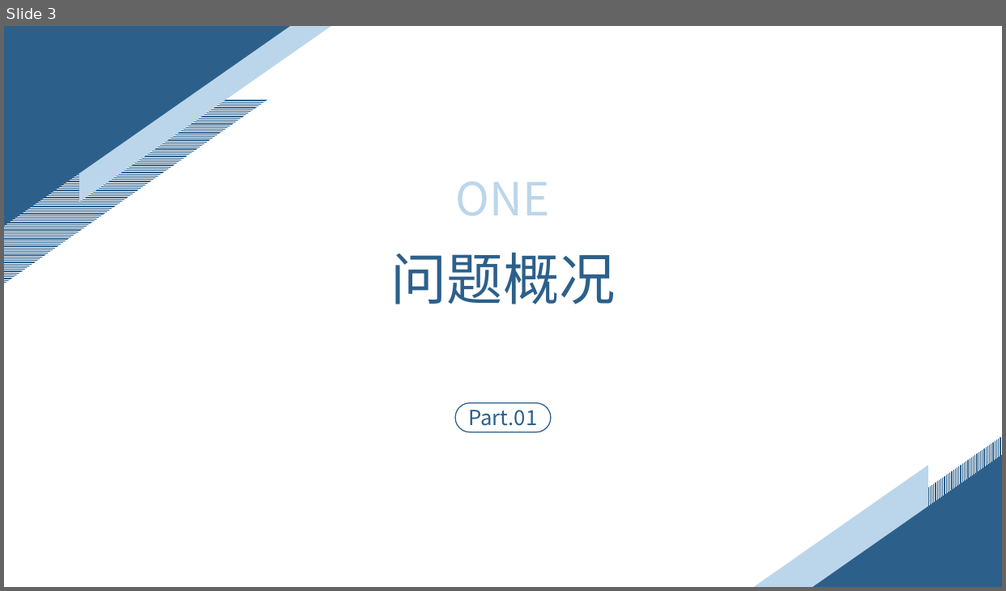
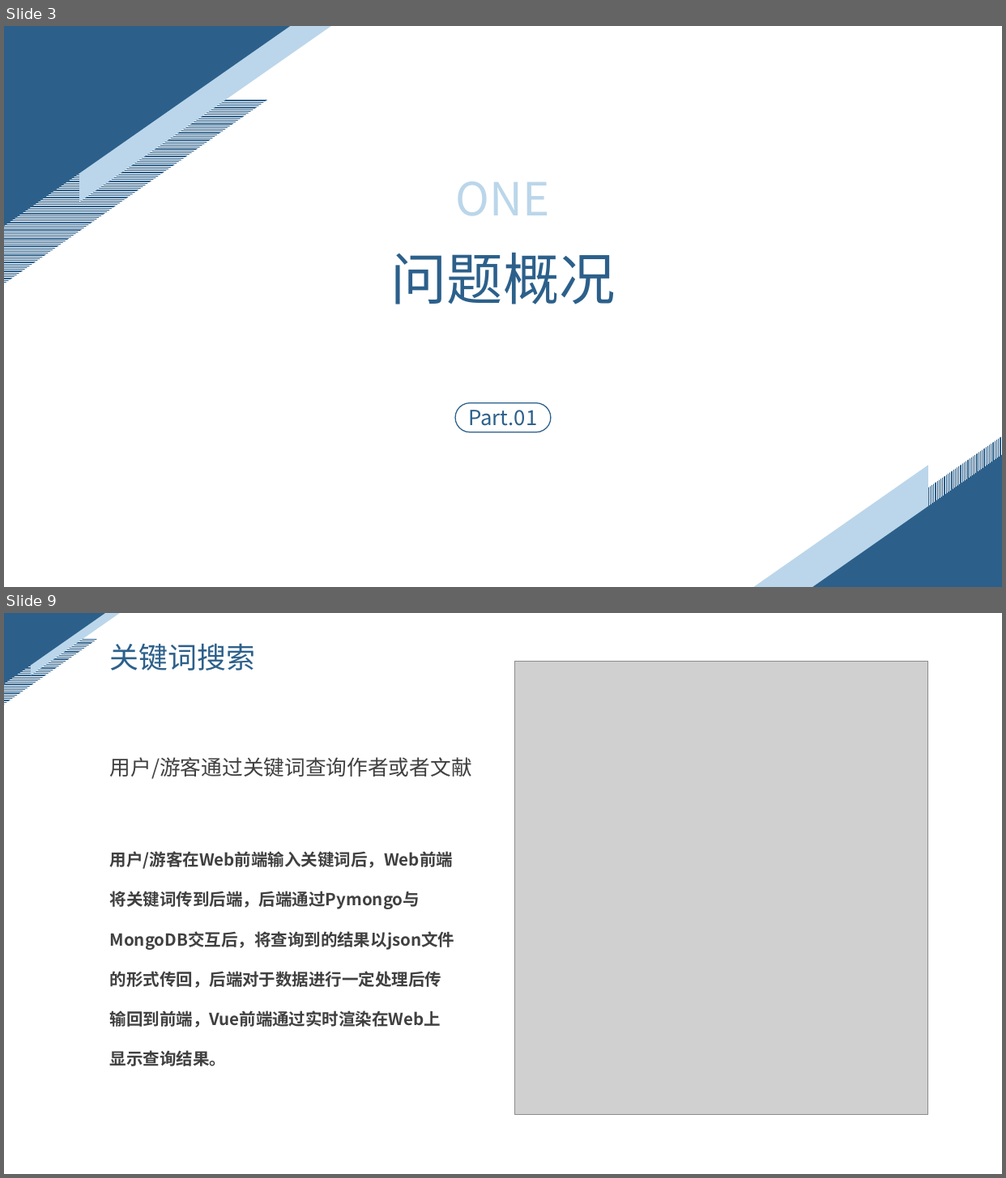
Before and after one commit to ZhangYHe/BIT-2023-ZYGC, a slide deck: doc/问题陈述.pptx. Shown one above the other, each under a label of ours: slide 3 before the commit, slides 3 and 9 after it; the slides between them are not shown. The pictures are 1006x591 and 1006x1178 pixels, drawn with LibreOffice and Linux fonts; fonts in the diff are those of the drawing; grey boxes stand for pictures. Boxes give left, top, right and bottom in pixels: in the first picture for what was removed or moved away, otherwise in the second. Text is boxed around its words. In the diff, an @@ line names an element or a change of style, - is before the commit and + after.

```diff
--- a/doc/问题陈述.pptx
+++ b/doc/问题陈述.pptx
@@ slide 9 added at (4, 613, 1002, 1174), background #FFFFFF @@
@@ right triangle added at (4, 613, 105, 684), fill #2C608B @@
@@ right triangle added at (31, 613, 120, 675), fill #BBD6EA @@
@@ right triangle added at (4, 639, 98, 705), fill pattern #2C608B on #FFFFFF @@
@@ text added at (110, 643, 255, 671), 28 pt, text #2C608B @@
+关键词搜索
@@ picture added at (514, 661, 928, 1114) @@
@@ text added at (110, 757, 472, 779), 20 pt, text #404040 @@
+用户/游客通过关键词查询作者或者文献
@@ text added at (110, 851, 455, 1067), 16 pt, text #404040, bold @@
+用户/游客在Web前端输入关键词后，Web前端将关键词传到后端，后端通过Pymongo与MongoDB交互后，将查询到的结果以json文件的形式传回，后端对于数据进行一定处理后传输回到前端，Vue前端通过实时渲染在Web上显示查询结果。
```
Also in this commit, not shown: 1 slide changed, 9 other slides added, 2 slides removed.
